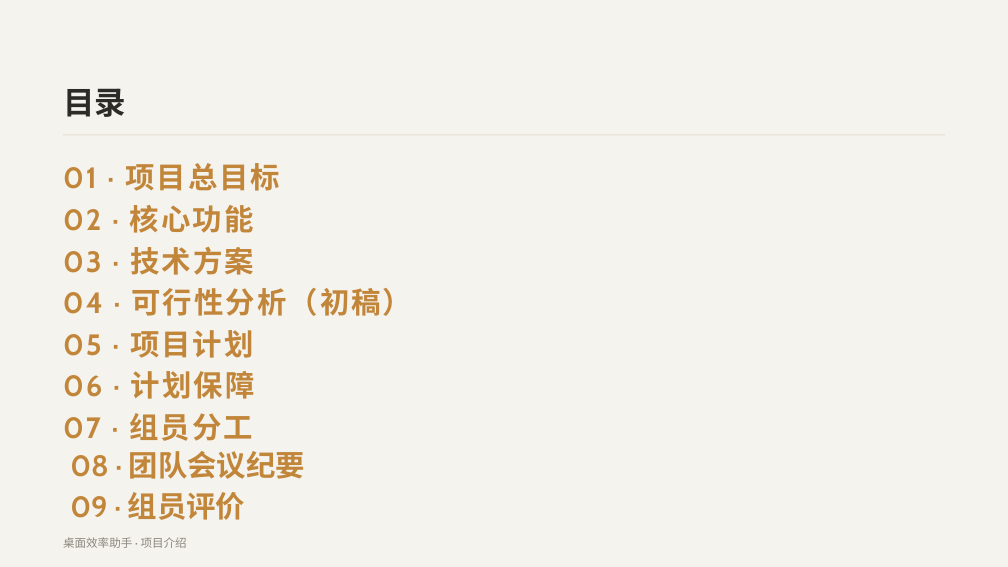
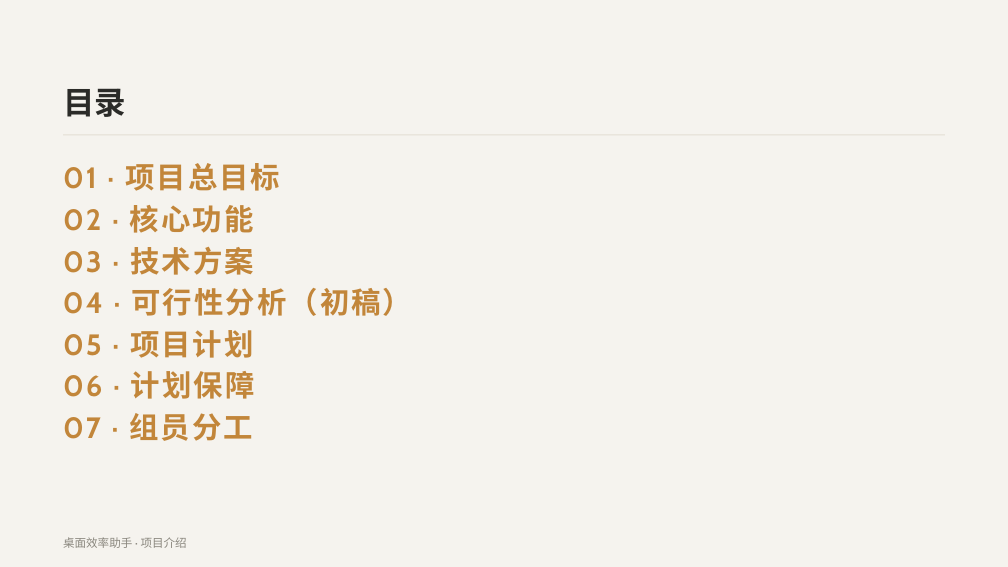
Before and after one commit to TechSoloTechSolo-crypto/Desktop-Efficiency-Assistant, a slide deck: slide 2 of desk_assistent/docs/G06小组项目.pptx. Drawn at 1008x567 pixels with LibreOffice and Linux fonts; fonts in the diff are those of the drawing. Boxes give left, top, right and bottom in pixels: in the first picture for what was removed or moved away, otherwise in the second. Text is boxed around its words. In the diff, an @@ line names an element or a change of style, - is before the commit and + after.

```diff
--- a/desk_assistent/docs/G06小组项目.pptx
+++ b/desk_assistent/docs/G06小组项目.pptx
@@ text removed at box(70, 451, 305, 479) @@
-08 · 团队会议纪要
@@ text removed at box(70, 492, 245, 520) @@
-09 · 组员评价
```
Also in this commit, not shown: 5 other slides changed, 4 other files.
